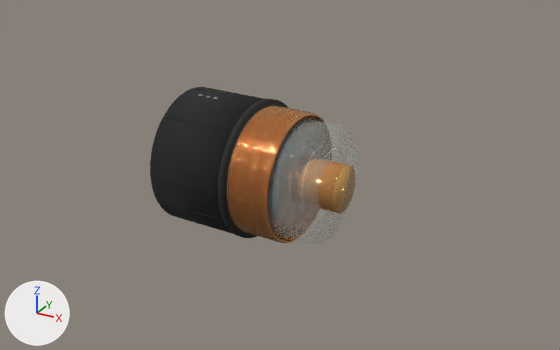
The glTF model public/models/rf-ava5-50-macro.glb as it was, and as the next commit left it.
The view is the same before and after, from a 50 mm camera at (12.89, -22.35, 11.11) aimed at (0.4, 0.36, -0.24). The lights are fixed; the arrows at lower left show +X, +Y and +Z. The first picture is the older version. Where no turn or scale is listed for an object, it has been applied to the vertices. Vertices at exactly the same position are counted once.

In view in the first picture: 'air dielectric visual envelope', 'annular corrugated solid shield', 'hardline jacket cut wall', 'macro hardline jacket body', 'polished conductor cut face glow', 'polished solid center conductor' and 2 more.
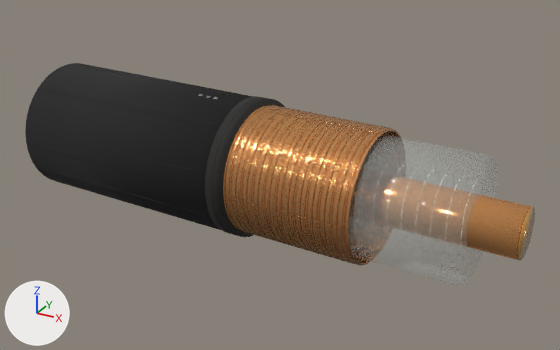
Edits to the bpy script that builds the scene:
```text
Change me_cylinder_002:
    used by ob_air_dielectric_visual_envelope; location = (1.88, -0.08, 0.0)
    remove me_cylinder_002.from_pydata(...)  # 192 vertices, 380 faces; spans x -0.86..0.86, y -2.15..2.15, z -2.11..2.11
    add me_cylinder_002.from_pydata(...)  # 192 vertices, 380 faces; spans x -2.36..2.36, y -2.21..2.21, z -2.11..2.11
    me_cylinder_002 part 1: the whole mesh is multiplied about its middle by the matrix ((2.944, -0.085, 0.0), (-0.085, 1.004, 0.0), (0.0, 0.0, 1.0))
Change me_annular_corrugated_solid_shield_mesh:
    used by ob_annular_corrugated_solid_shield; location = (0.0, 0.0, 0.0)
    remove me_annular_corrugated_solid_shield_mesh.from_pydata(...)  # 12416 vertices, 24576 faces; spans x -0.36..1.62, y -2.41..2.36, z -2.36..2.36
    add me_annular_corrugated_solid_shield_mesh.from_pydata(...)  # 25728 vertices, 51200 faces; spans x -0.87..4.57, y -2.54..2.38, z -2.36..2.36
    me_annular_corrugated_solid_shield_mesh part 2: 4 vertices moved within x 0.35..0.53, y -2.1..2.02, z -1.6..1.6; 12302 vertices removed from x -0.36..1.62, y -2.41..2.36, z -2.36..2.36; 25614 vertices added at x -0.87..4.57, y -2.54..2.38, z -2.36..2.36
Change me_cylinder_001:
    used by ob_hardline_jacket_cut_wall; location = (-0.18, 0.01, 0.0)
    remove me_cylinder_001.from_pydata(...)  # 256 vertices, 508 faces; spans x -0.21..0.21, y -2.55..2.55, z -2.55..2.55
    add me_cylinder_001.from_pydata(...)  # 256 vertices, 508 faces; spans x -0.41..0.41, y -2.56..2.56, z -2.55..2.55
    me_cylinder_001 part 3: the whole mesh is multiplied about its middle by the matrix ((2.944, -0.085, 0.0), (-0.085, 1.004, 0.0), (0.0, 0.0, 1.0))
Change me_cylinder:
    used by ob_macro_hardline_jacket_body; location = (-1.72, 0.08, 0.0)
    remove me_cylinder.from_pydata(...)  # 256 vertices, 508 faces; spans x -1.63..1.63, y -2.58..2.58, z -2.52..2.52
    add me_cylinder.from_pydata(...)  # 256 vertices, 508 faces; spans x -4.6..4.6, y -2.71..2.71, z -2.52..2.52
    me_cylinder part 4: the whole mesh is multiplied about its middle by the matrix ((2.944, -0.085, 0.0), (-0.085, 1.004, 0.0), (0.0, 0.0, 1.0))
Change me_cylinder_003:
    used by ob_polished_solid_center_conductor; location = (1.65, -0.07, 0.0)
    remove me_cylinder_003.from_pydata(...)  # 256 vertices, 508 faces; spans x -1.57..1.57, y -0.91..0.91, z -0.85..0.85
    add me_cylinder_003.from_pydata(...)  # 256 vertices, 508 faces; spans x -4.54..4.54, y -1.04..1.04, z -0.85..0.85
    me_cylinder_003 part 5: the whole mesh is multiplied about its middle by the matrix ((2.944, -0.085, 0.0), (-0.085, 1.004, 0.0), (0.0, 0.0, 1.0))
Change ob_air_dielectric_visual_envelope:
    ob_air_dielectric_visual_envelope.location: (1.88, -0.08, 0.0) -> (5.54, -0.24, 0.0)
Change ob_hardline_jacket_cut_wall:
    ob_hardline_jacket_cut_wall.location: (-0.18, 0.01, 0.0) -> (-0.53, 0.02, 0.0)
Change ob_macro_hardline_jacket_body:
    ob_macro_hardline_jacket_body.location: (-1.72, 0.08, 0.0) -> (-5.06, 0.22, 0.0)
Change ob_polished_conductor_cut_face_glow:
    ob_polished_conductor_cut_face_glow.location: (3.18, -0.14, 0.0) -> (9.37, -0.41, 0.0)
Change ob_polished_solid_center_conductor:
    ob_polished_solid_center_conductor.location: (1.65, -0.07, 0.0) -> (4.86, -0.21, 0.0)
```

Pixel boxes (x1, y1, x2, y2) of what changed, in the pictures (560 x 350 px):
'macro hardline jacket body', reshaped, moved: before (150, 87, 264, 233); after (25, 63, 254, 230)
'air dielectric visual envelope', reshaped, moved: before (268, 118, 358, 246); after (348, 134, 498, 287)
'annular corrugated solid shield', reshaped (83% wider, 16% taller): before (227, 105, 324, 243); after (223, 105, 401, 265)
'polished solid center conductor', reshaped, moved: before (319, 162, 347, 213); after (467, 195, 532, 260)
'hardline jacket cut wall', reshaped, moved (14% wider): before (218, 99, 288, 238); after (205, 96, 285, 237)
'polished conductor cut face glow', moved: before (332, 165, 356, 214); after (518, 206, 535, 261)
